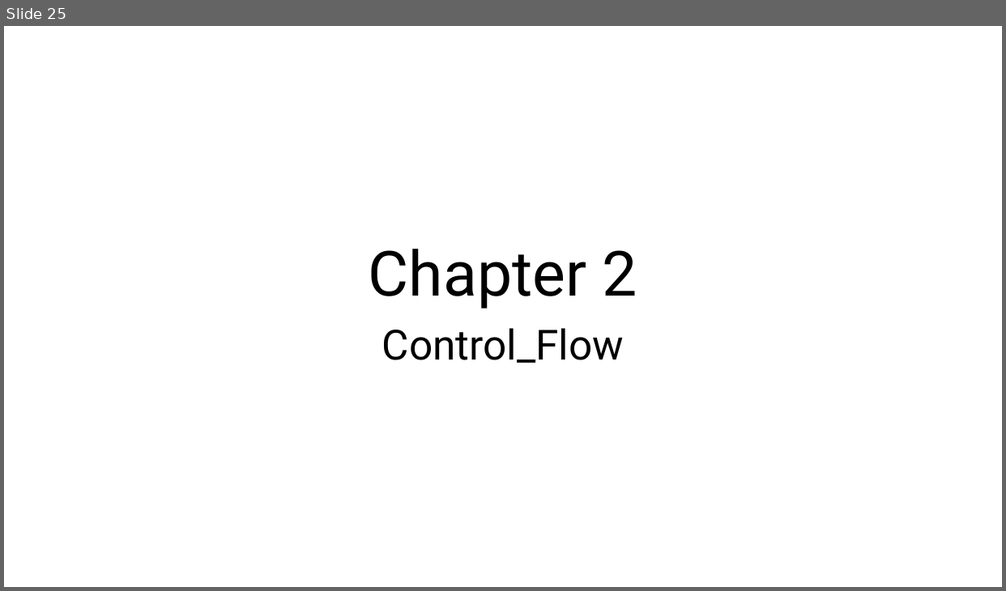
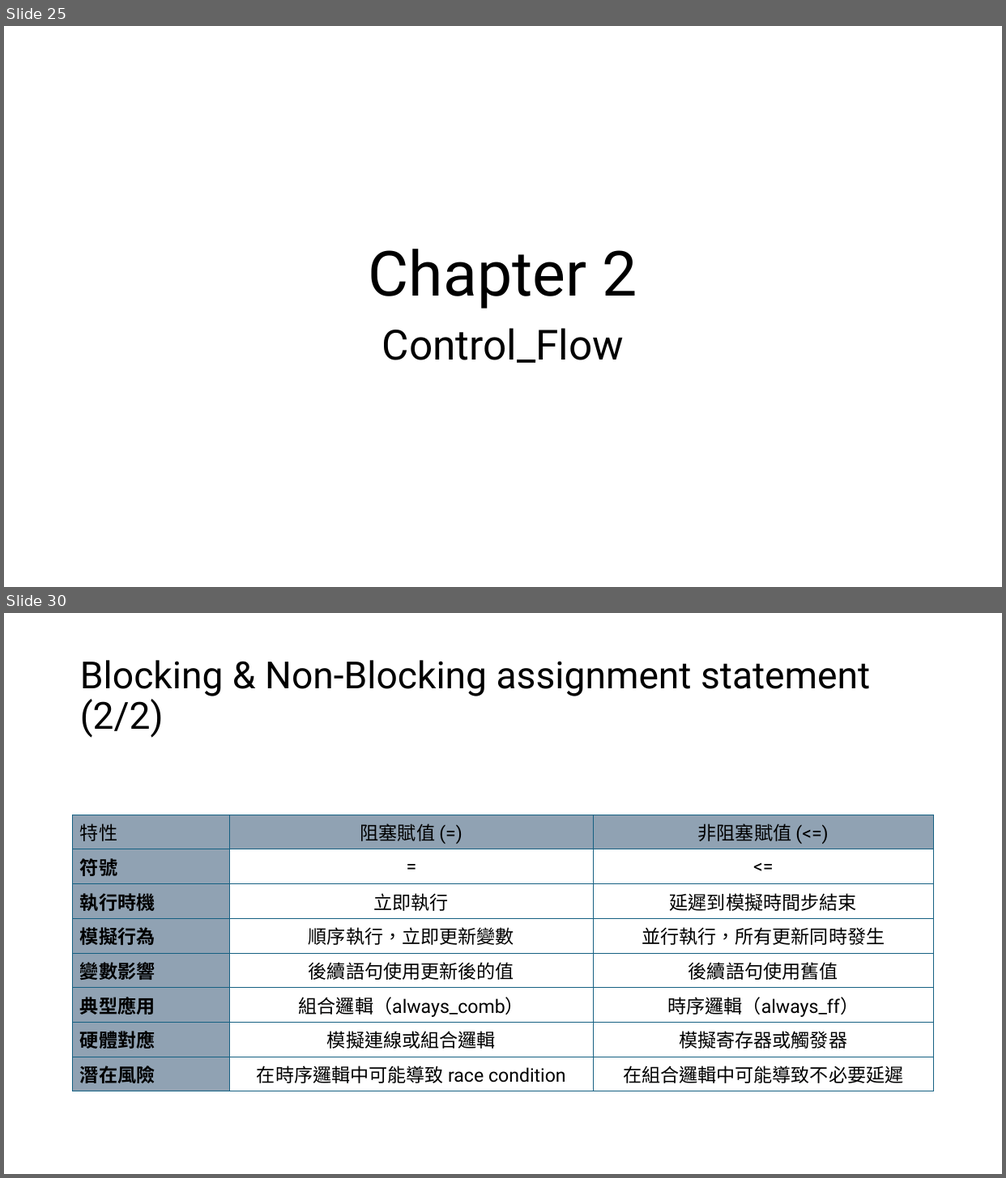
Before and after one commit to s9001055/DV_learning, a slide deck: SystemVerilog_語法學習.pptx. Shown one above the other, each under a label of ours: slide 25 before the commit, slides 25 and 30 after it; the slides between them are not shown. The pictures are 1006x591 and 1006x1178 pixels, drawn with LibreOffice and Linux fonts; fonts in the diff are those of the drawing. Boxes give left, top, right and bottom in pixels: in the first picture for what was removed or moved away, otherwise in the second. Text is boxed around its words. In the diff, an @@ line names an element or a change of style, - is before the commit and + after.

```diff
--- a/SystemVerilog_語法學習.pptx
+++ b/SystemVerilog_語法學習.pptx
@@ slide 30 added at bbox=[4, 613, 1002, 1174], background #FFFFFF @@
@@ title added at bbox=[80, 660, 870, 738], 36 pt, text #000000 @@
+Blocking & Non-Blocking assignment statement (2/2)
@@ table added at bbox=[73, 815, 935, 1087], 8 rows, 3 columns @@
+特性 | 阻塞賦值 (=) | 非阻塞賦值 (<=)
+符號 | = | <=
+執行時機 | 立即執行 | 延遲到模擬時間步結束
+模擬行為 | 順序執行，立即更新變數 | 並行執行，所有更新同時發生
+變數影響 | 後續語句使用更新後的值 | 後續語句使用舊值
+典型應用 | 組合邏輯（always_comb） | 時序邏輯（always_ff）
+硬體對應 | 模擬連線或組合邏輯 | 模擬寄存器或觸發器
+潛在風險 | 在時序邏輯中可能導致 race condition | 在組合邏輯中可能導致不必要延遲
```
Also in this commit, not shown: 1 slide changed, 5 other slides added, 5 other files.
